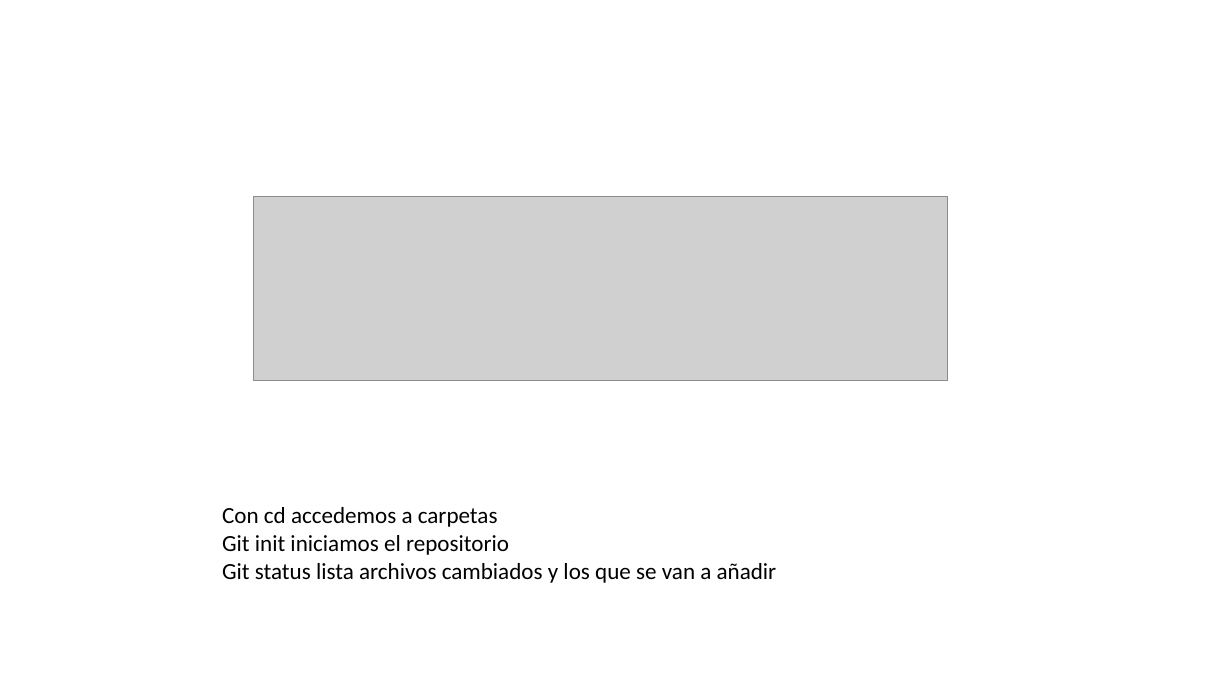
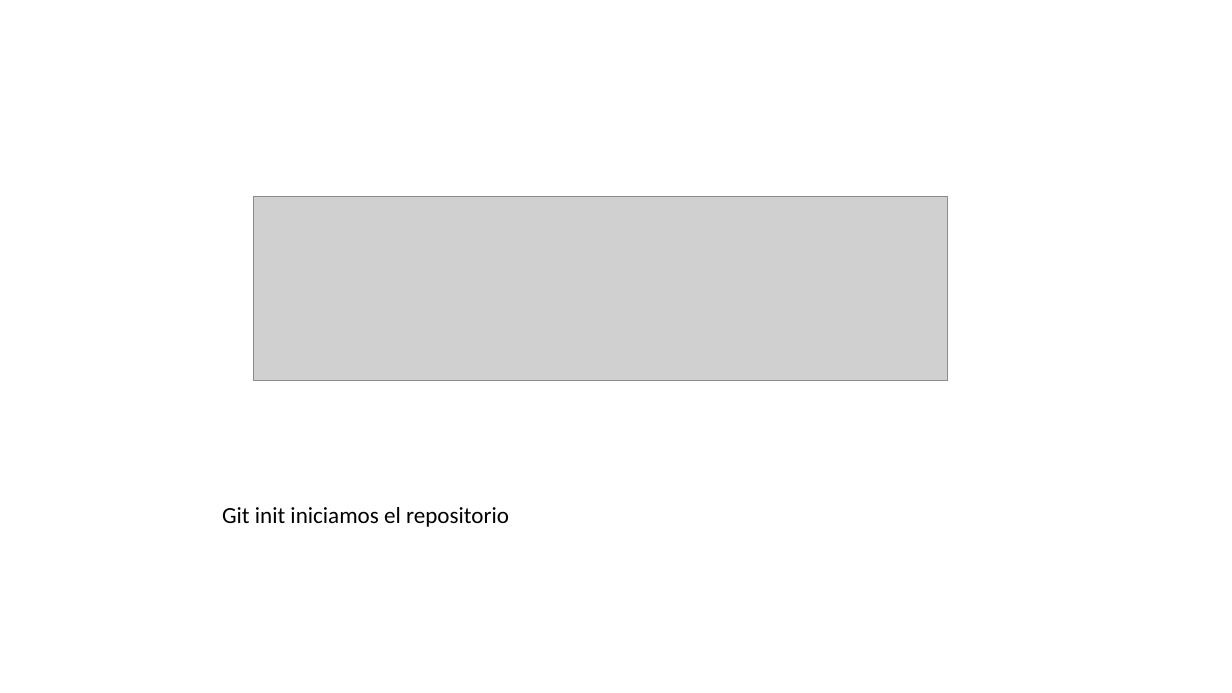
Before and after one commit to lesster-ostorga/primera-prueba, a slide deck: slide 3 of le.pptx. Drawn at 1232x693 pixels with LibreOffice and Linux fonts; fonts in the diff are those of the drawing; grey boxes stand for pictures. Boxes give left, top, right and bottom in pixels: in the first picture for what was removed or moved away, otherwise in the second. Text is boxed around its words. In the diff, an @@ line names an element or a change of style, - is before the commit and + after.

```diff
--- a/le.pptx
+++ b/le.pptx
@@ text at bbox=[222, 507, 498, 527]: paragraph removed @@
-Con cd accedemos a carpetas
@@ text at bbox=[222, 563, 777, 583]: paragraph removed @@
-Git status lista archivos cambiados y los que se van a añadir
```
Also in this commit, not shown: 2 slides added.
